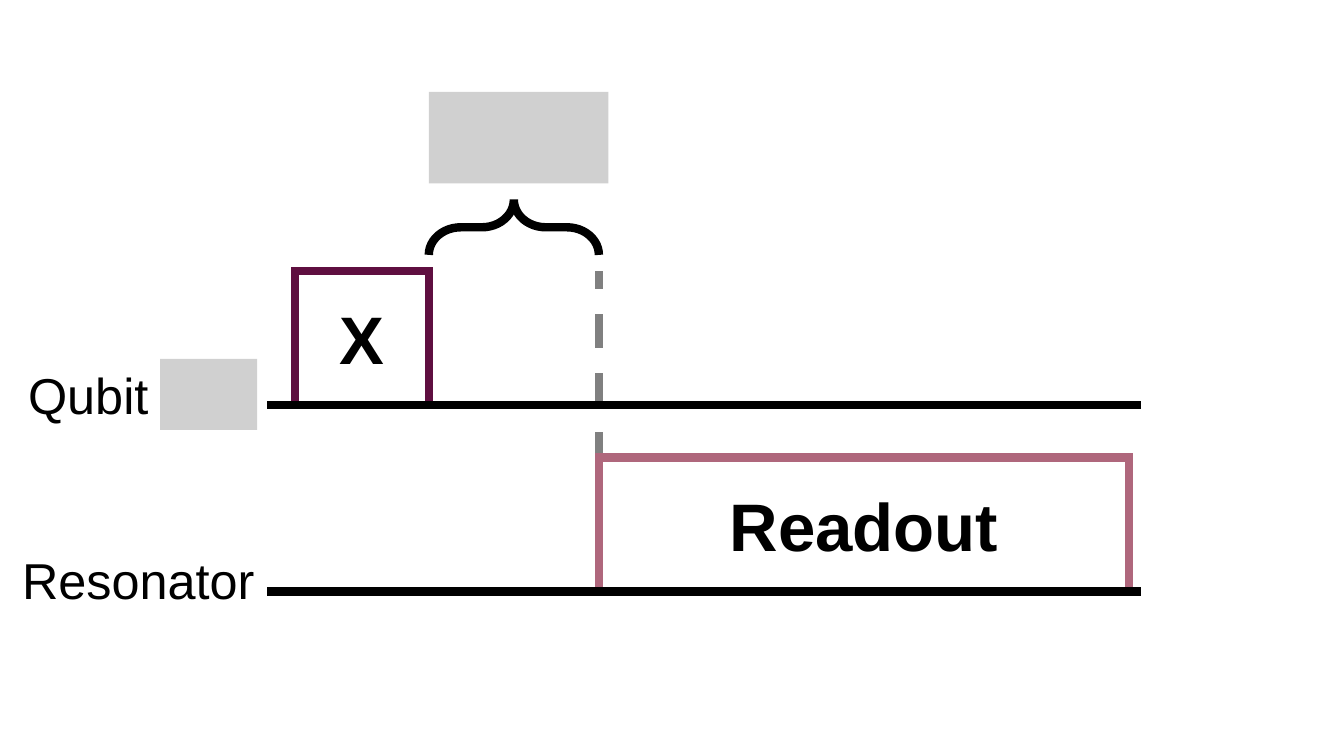
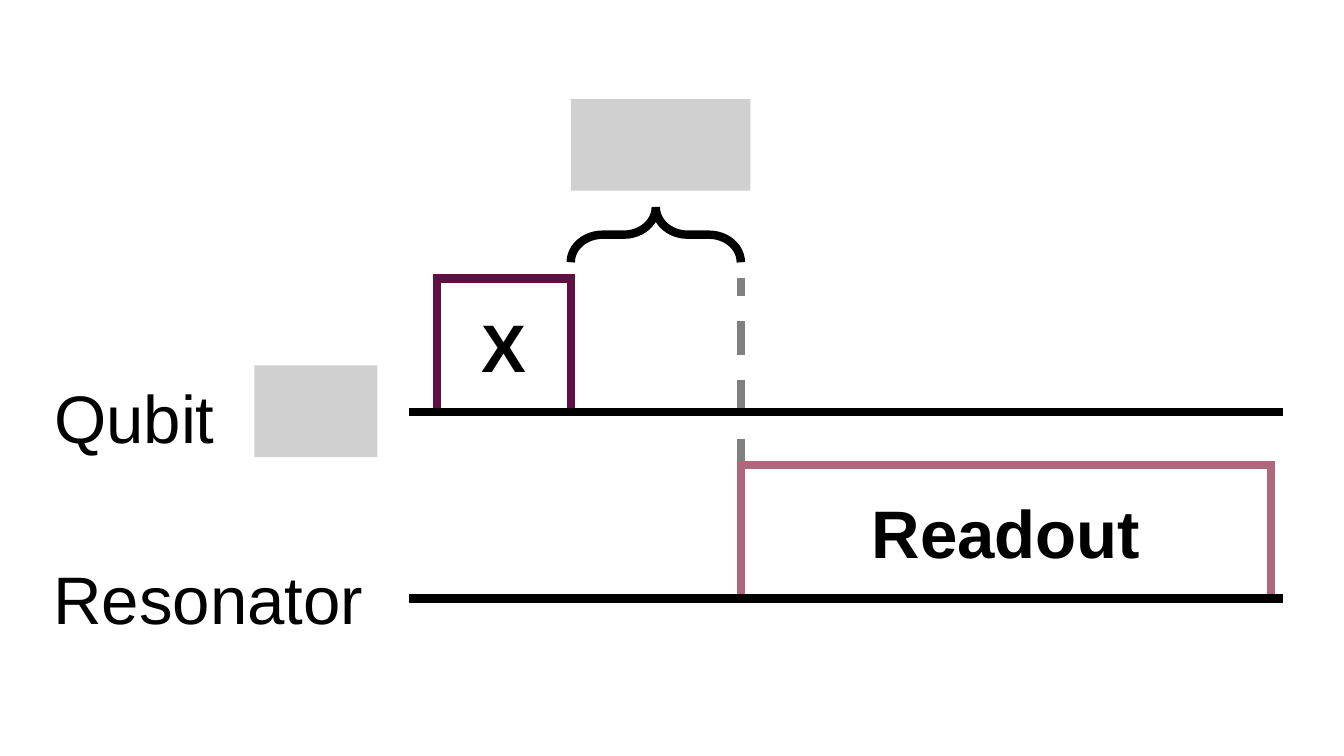
Before and after one commit to JohannSeverin/Master_Thesis, a slide deck: slide 4 of Figs/circuits.pptx. Drawn at 1344x756 pixels with LibreOffice and Linux fonts; fonts in the diff are those of the drawing; grey boxes stand for pictures. Boxes give left, top, right and bottom in pixels: in the first picture for what was removed or moved away, otherwise in the second. Text is boxed around its words. In the diff, an @@ line names an element or a change of style, - is before the commit and + after.

```diff
--- a/Figs/circuits.pptx
+++ b/Figs/circuits.pptx
@@ picture removed at (429,92,608,184) @@
@@ picture added at (571,99,750,191) @@
@@ rectangle "X": place and size @@
-rectangle "X" at (295,271,430,405)
+rectangle "X" at (438,278,572,412)
@@ 3 lines, 1 rectangle, 1 right brace: place and size @@
-3 lines, 1 rectangle, 1 right brace at (267,200,1141,592)
+3 lines, 1 rectangle, 1 right brace at (409,207,1284,599)
@@ picture removed at (160,359,257,431) @@
@@ text "Qubit": place and size @@
-text "Qubit" at (28,377,148,424)
+text "Qubit" at (54,394,214,456)
@@ text "Qubit" at (54,394,214,456): size 36 to 48 pt @@
@@ picture added at (255,366,378,458) @@
@@ text "Resonator" at (53,577,363,625): size 36 to 48 pt @@
@@ text "Resonator": place and size @@
-text "Resonator" at (22,564,254,600)
+text "Resonator" at (53,577,363,625)
```
Also in this commit, not shown: 4 other slides changed, 1 slide added, 1 slide removed, 14 other files.
